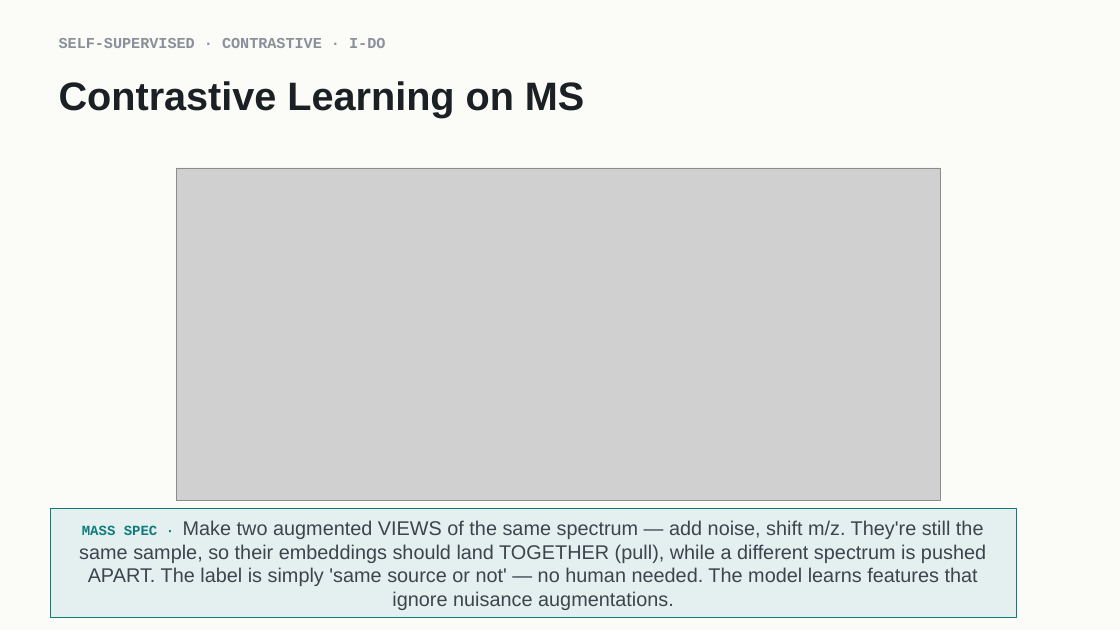
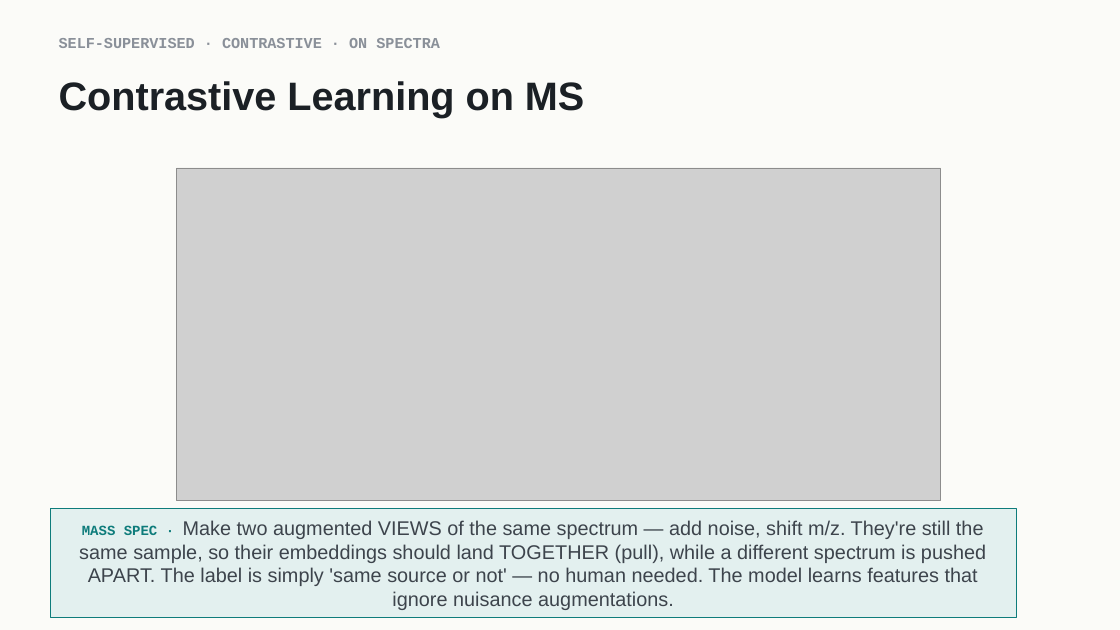
Before and after one commit to indigobio/msacl_dl_course, a slide deck: slide 21 of slides/pptx/lecture11_unsupervised.pptx. Drawn at 1120x630 pixels with LibreOffice and Linux fonts; fonts in the diff are those of the drawing; grey boxes stand for pictures. Boxes give left, top, right and bottom in pixels: in the first picture for what was removed or moved away, otherwise in the second. Text is boxed around its words. In the diff, an @@ line names an element or a change of style, - is before the commit and + after.

```diff
--- a/slides/pptx/lecture11_unsupervised.pptx
+++ b/slides/pptx/lecture11_unsupervised.pptx
@@ text at [59, 38, 440, 48]: text changed @@
-SELF-SUPERVISED · CONTRASTIVE · I-DO
+SELF-SUPERVISED · CONTRASTIVE · ON SPECTRA
```
Also in this commit, not shown: 5 other slides changed, 15 other files.
